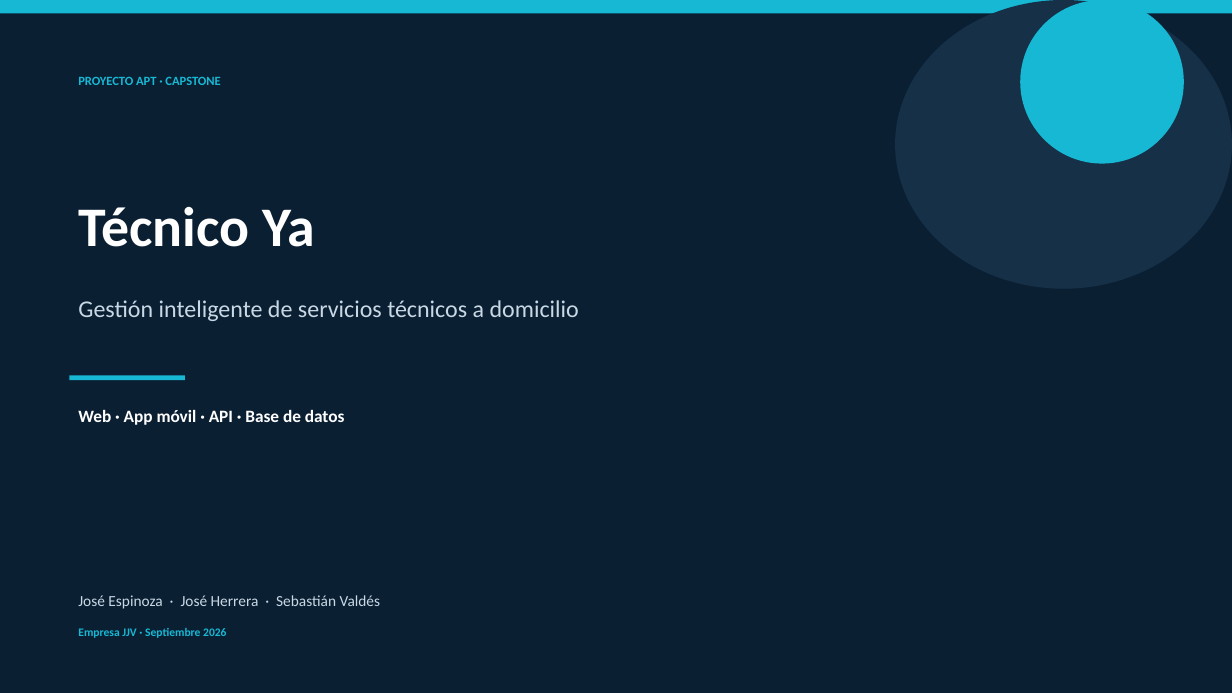
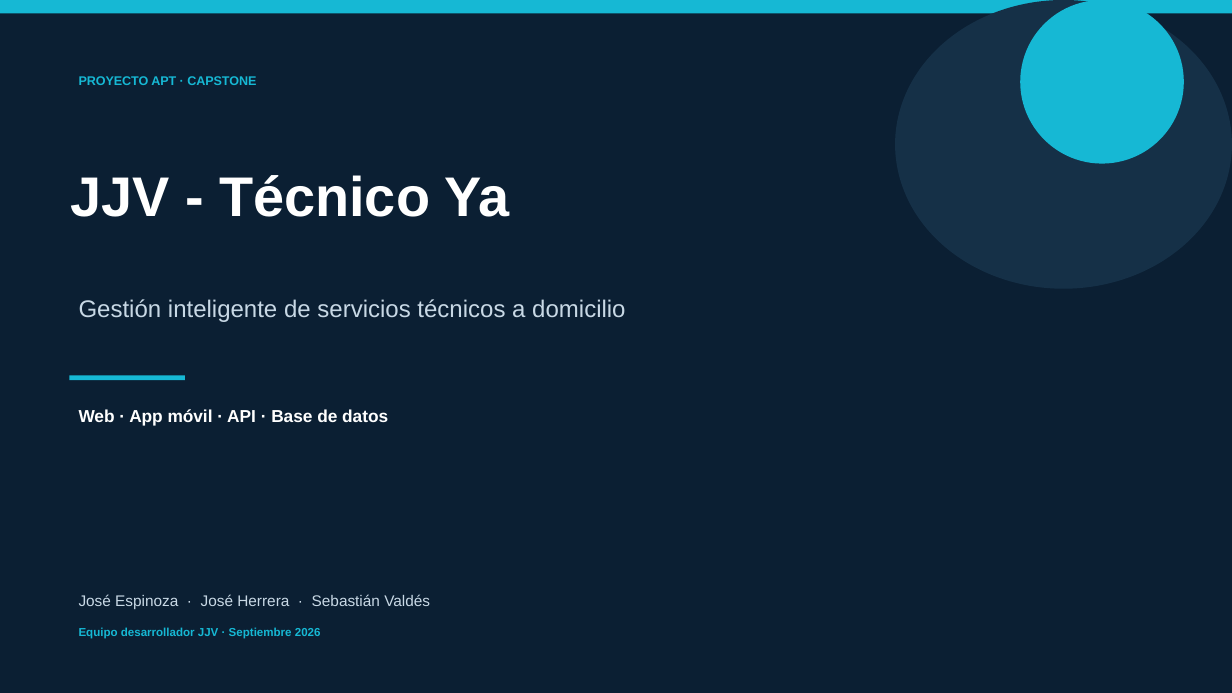
Before and after one commit to JoseHerreraNacho/CAPSTONE_011V_Grupo_2, a slide deck: slide 1 of Fase 1/Evidencias Grupales/Presentación Proyecto.pptx. Drawn at 1232x693 pixels with LibreOffice and Linux fonts; fonts in the diff are those of the drawing. Boxes give left, top, right and bottom in pixels: in the first picture for what was removed or moved away, otherwise in the second. Text is boxed around its words. In the diff, an @@ line names an element or a change of style, - is before the commit and + after.

```diff
--- a/Fase 1/Evidencias Grupales/Presentación Proyecto.pptx
+++ b/Fase 1/Evidencias Grupales/Presentación Proyecto.pptx
@@ text at (70,175,510,217): text changed; font Calibri to Arial @@
-Técnico Ya
+JJV - Técnico Ya
@@ font Calibri to Arial in 4 elements at (79,76,256,85), (79,299,625,322), (79,409,388,426), (79,594,430,609) @@
@@ text at (79,627,321,639): text changed; font Calibri to Arial @@
-Empresa JJV · Septiembre 2026
+Equipo desarrollador JJV · Septiembre 2026
```
Also in this commit, not shown: 11 other slides changed, 3 slides added, 3 slides removed.
